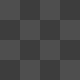
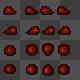
Before/after of a 80x80 layered artwork. What changed in the layer stack:
added group "slimDie" with 1 layers above "bg" over [3, 6, 71, 76]
added layer "slimMain" in group "slimDie" over [3, 6, 71, 76]
